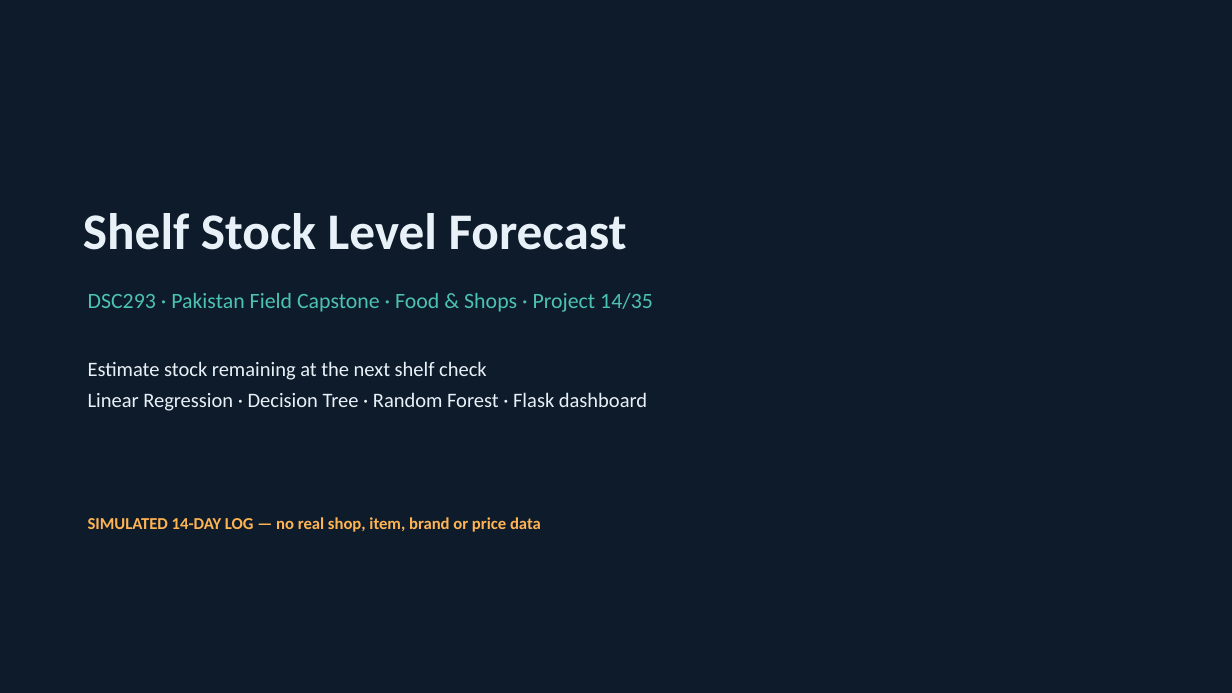
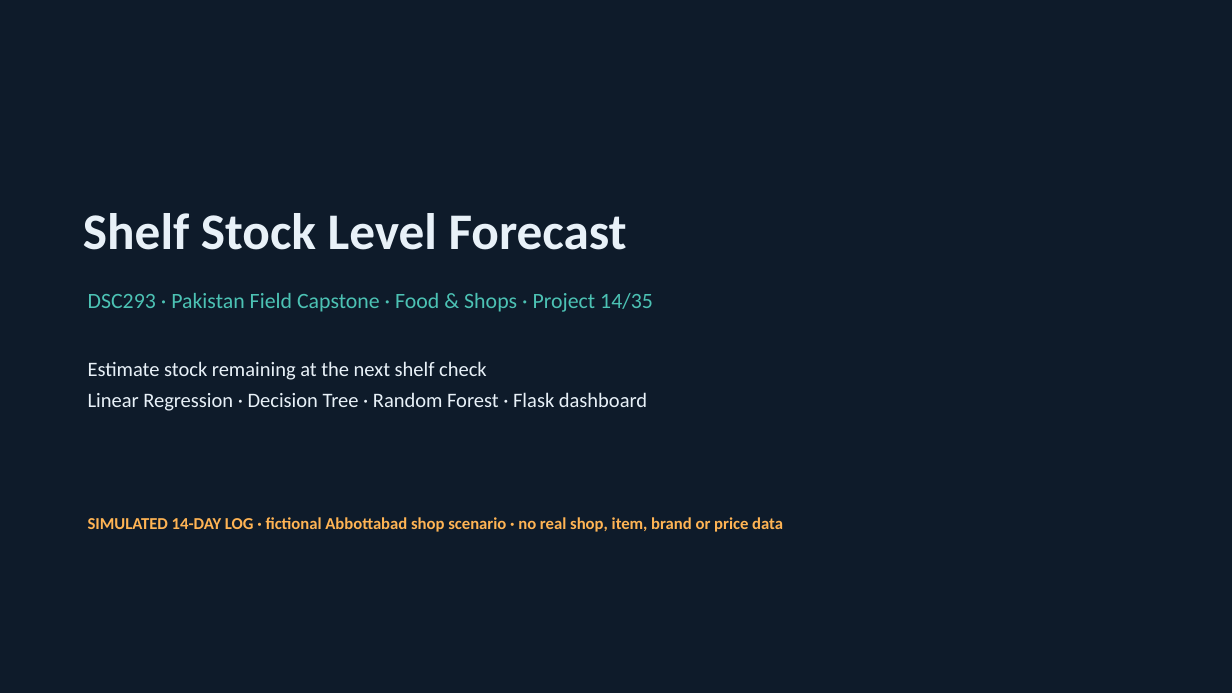
Before and after one commit to Nemat-commits/DSF, a slide deck: slide 1 of outputs/reports/DSC293_Shelf_Stock_Forecast_Slides.pptx. Drawn at 1232x693 pixels with LibreOffice and Linux fonts; fonts in the diff are those of the drawing. Boxes give left, top, right and bottom in pixels: in the first picture for what was removed or moved away, otherwise in the second. Text is boxed around its words. In the diff, an @@ line names an element or a change of style, - is before the commit and + after.

Commit message:
Add honest Abbottabad scenario framing and real field-collection kit

```diff
--- a/outputs/reports/DSC293_Shelf_Stock_Forecast_Slides.pptx
+++ b/outputs/reports/DSC293_Shelf_Stock_Forecast_Slides.pptx
@@ text at (88,517,783,532): text changed @@
-SIMULATED 14-DAY LOG — no real shop, item, brand or price data
+SIMULATED 14-DAY LOG · fictional Abbottabad shop scenario · no real shop, item, brand or price data
```
Also in this commit, not shown: 2 other slides changed, 12 other files.
